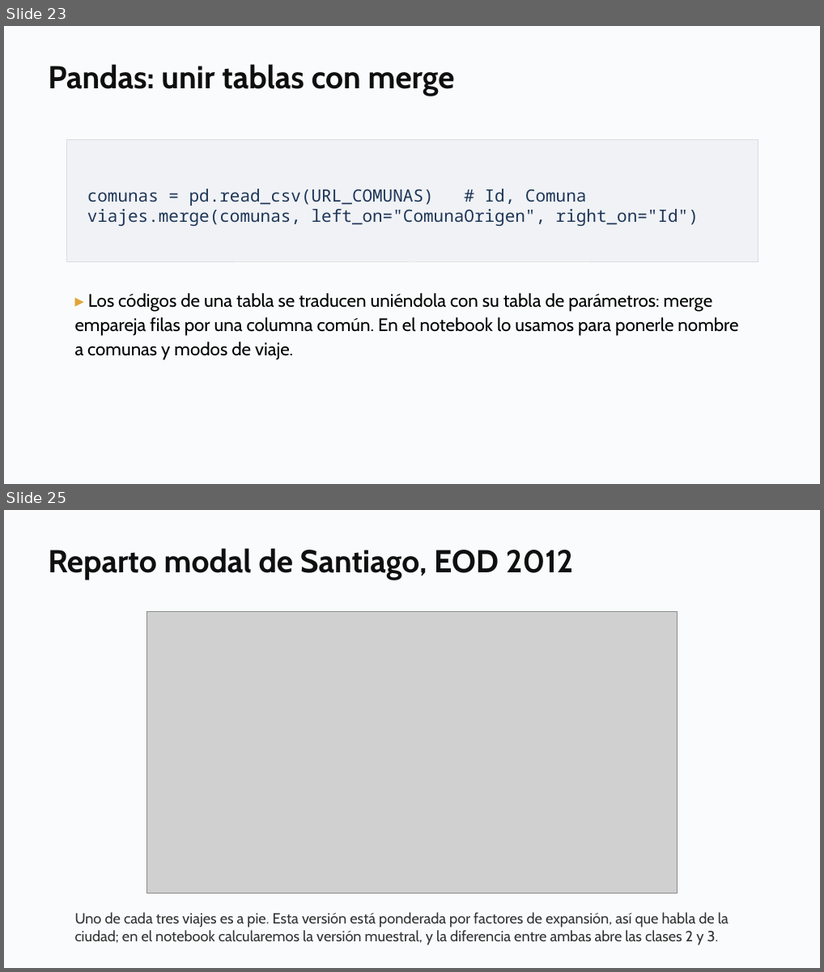
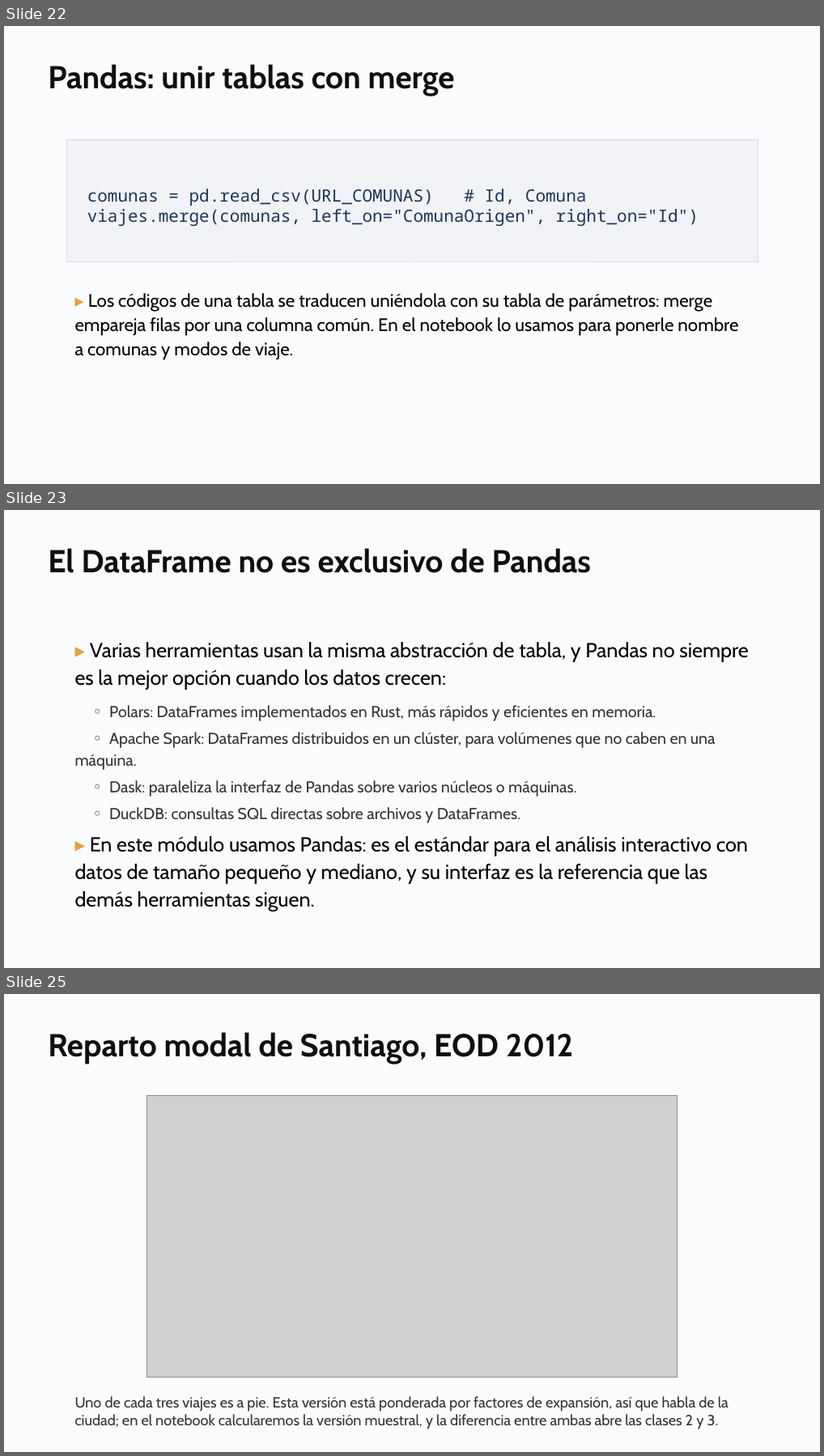
Before and after one commit to daniopitz/diplomado-cdd, a slide deck: presentaciones/clase01_fundamentos_ecosistema.pptx. Shown one above the other, each under a label of ours: slides 23 and 25 before the commit, slides 22, 23 and 25 after it; the slides between them are not shown. The pictures are 824x972 and 824x1456 pixels, drawn with LibreOffice and Linux fonts; fonts in the diff are those of the drawing; grey boxes stand for pictures. Boxes give left, top, right and bottom in pixels: in the first picture for what was removed or moved away, otherwise in the second. Text is boxed around its words. In the diff, an @@ line names an element or a change of style, - is before the commit and + after.

```diff
--- a/presentaciones/clase01_fundamentos_ecosistema.pptx
+++ b/presentaciones/clase01_fundamentos_ecosistema.pptx
@@ slide 23 added at box(4, 510, 820, 968), background #FFFFFF @@
@@ rectangle added at box(4, 510, 820, 968), fill #FAFBFC @@
@@ text added at box(48, 548, 591, 573), 28 pt, text #0F0F0F, bold @@
+El DataFrame no es exclusivo de Pandas
@@ text added at box(75, 642, 748, 912), 14 pt, text #333333 @@
+▸ Varias herramientas usan la misma abstracción de tabla, y Pandas no siempre es la mejor opción cuando los datos crecen:
+◦ Polars: DataFrames implementados en Rust, más rápidos y eficientes en memoria.
+◦ Apache Spark: DataFrames distribuidos en un clúster, para volúmenes que no caben en una máquina.
+◦ Dask: paraleliza la interfaz de Pandas sobre varios núcleos o máquinas.
+◦ DuckDB: consultas SQL directas sobre archivos y DataFrames.
+▸ En este módulo usamos Pandas: es el estándar para el análisis interactivo con datos de tamaño pequeño y mediano, y su interfaz es la referencia que las demás herramientas siguen.
@@ what was slide 23 is now slide 22 @@
```
Also in this commit, not shown: 2 slides changed, 1 slide removed, 6 other files.
